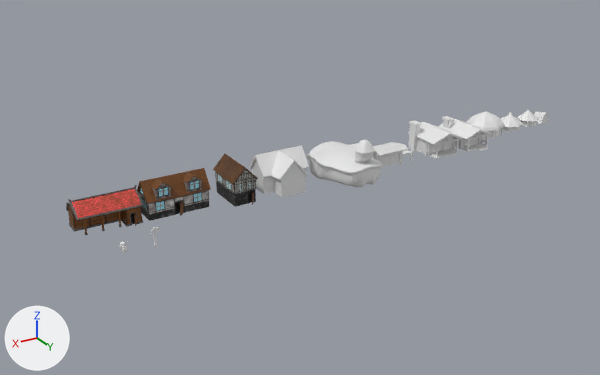
Renders of the Blender file Assets/Daniel World Assets/Med Barn.blend from each side of a commit.
Rendered twice from a camera (50 mm lens) standing at (30.6, 94.0, 45.2) and looking at (-24.0, 3.0, -0.3). The axes (+X, +Y, +Z) are drawn at lower left. The lights are the same throughout.

Names of what the first picture shows: 'Barn', 'Church', "Hunter's lodge", 'Hut', 'Lodge', 'Village Housing A', 'Village Housing B', 'Village Lodge', 'fisherman hut'.
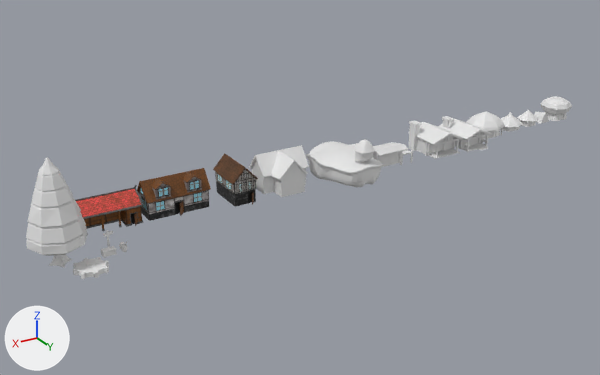
Location of each change, [x1, y1, x2, y2] in pixels of the pictures (600 x 375 px):
```json
{"object": "Pine", "change": "added", "after": [26, 157, 87, 268]}
{"object": "Water Wheel", "change": "added", "after": [73, 257, 109, 279]}
{"object": "Mushroom house", "change": "added", "after": [541, 96, 572, 121]}
{"object": "Cube", "change": "moved", "before": [150, 227, 160, 234], "after": [104, 231, 113, 237]}
{"object": "Cube.001", "change": "moved", "before": [153, 227, 157, 247], "after": [106, 230, 110, 247]}
```

Edits to the scene script, one JSON object a line:
```json
{"op": "add", "block": "me_cube_027", "code": ["me_cube_027 = bpy.data.meshes.new('Cube.027')", "me_cube_027.from_pydata(...)  # 34 vertices, 26 faces; spans x -1.98..0.0, y 0.0..1.99, z -0.3..0.46"]}
{"op": "add", "block": "me_cube_026", "code": ["me_cube_026 = bpy.data.meshes.new('Cube.026')", "me_cube_026.from_pydata(...)  # 74 vertices, 52 faces; spans x -3.42..0.0, y 0.0..3.42, z -0.02..12.95"]}
{"op": "add", "block": "me_cube_025", "code": ["me_cube_025 = bpy.data.meshes.new('Cube.025')", "me_cube_025.from_pydata(...)  # 45 vertices, 33 faces; spans x -3.92..0.0, y -3.92..3.92, z -0.05..5.49"]}
{"op": "set", "path": "ob_cube_001.location", "old": "(0.0, 9.8, 0.0)", "new": "(5.0, 7.9, 0.0)"}
{"op": "add", "block": "ob_water_wheel", "code": ["ob_water_wheel = bpy.data.objects.new('Water Wheel', me_cube_027)", "ob_water_wheel.location = (8.2, 11.1, 0.0)", "_m = ob_water_wheel.modifiers.new('Mirror', 'MIRROR')", "_m.use_axis = (True, True, False)", "_m.use_clip = True"]}
{"op": "add", "block": "ob_pine", "code": ["ob_pine = bpy.data.objects.new('Pine', me_cube_026)", "ob_pine.location = (10.8, 8.2, 0.0)", "_m = ob_pine.modifiers.new('Mirror', 'MIRROR')", "_m.use_axis = (True, True, False)", "_m.use_clip = True"]}
{"op": "add", "block": "ob_mushroom_house", "code": ["ob_mushroom_house = bpy.data.objects.new('Mushroom house', me_cube_025)", "ob_mushroom_house.location = (-76.8, -0.1, 0.0)", "ob_mushroom_house.scale = (0.621, 0.621, 0.621)", "_m = ob_mushroom_house.modifiers.new('Mirror', 'MIRROR')", "_m.use_clip = True"]}
```
